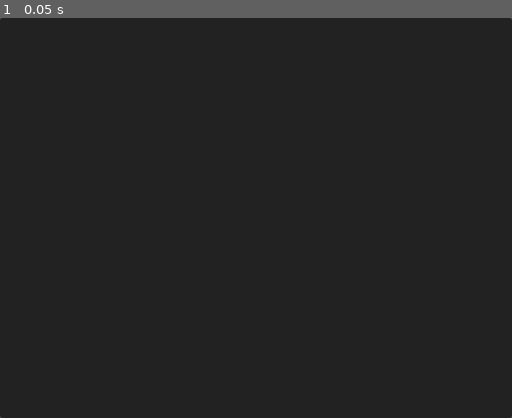
Above: before the commit, frame 1.
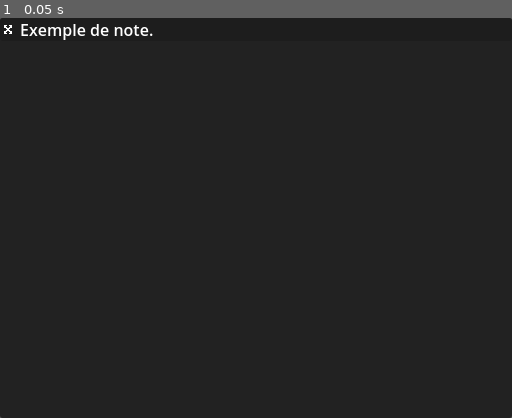
Above: after the commit, the same moment.

Repository: xorblo-doitus/Bloc-notes-plus-plus
Game: Godot game, scene res://src/app/main.tscn
The game is run twice, just before and just after one commit, with the same random seed, the same clock (stepped at 60 frames per second) and the same inputs.
Inputs:
- Up to frame 1 (0.05 s): no input

The runs differ from the first frame. In frame 1, 0.4% of the frame differs, in the area x 0-30%, y 1-6%.

Commit message:
Implemented app syncing with workspace

Diff:
--- a/src/app/main.gd
+++ b/src/app/main.gd
@@ -4,8 +4,29 @@
 @export var notes_display: NoteListDisplay
 
 
+var workspace: WorkspaceSave = WorkspaceSave.new():
+	set(new):
+		_disconnect_from_workspace(workspace)
 
 
 
 func _ready():
-	pass
+	_on_workspace_changed()
+
+
+## Chainable
+func _connect_to_workspace(target: WorkspaceSave) -> WorkspaceSave:
+	target.changed.connect(_on_workspace_changed)
+
+	return target
+
+
+## Chainable
+func _disconnect_from_workspace(target: WorkspaceSave) -> WorkspaceSave:
+	target.changed.disconnect(_on_workspace_changed)
+
+	return target
+
+
+func _on_workspace_changed() -> void:
+	notes_display.note_list = workspace.note_list
--- a/src/app/workspace_save.gd
+++ b/src/app/workspace_save.gd
@@ -3,6 +3,10 @@
 
 
 ## Stores informations about a workspace (Notes, sorting method...)
+
+
+## Emitted when this workspace changes in any mean.
+signal changed()
 
 
 ## The default value of [member note_list]
@@ -19,5 +23,10 @@
 		note_list.mimic(new)
 
 
+
 func _init() -> void:
-	pass
+	note_list.changed.connect(_on_note_list_changed)
+
+
+func _on_note_list_changed(_new: Array[Note], _old: Array[Note]) -> void:
+	changed.emit()
